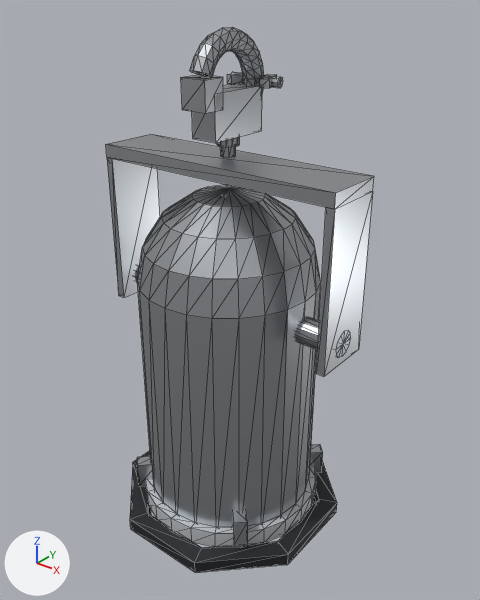
Before and after pictures for a commit that changed the glTF model assets/models/lamps/par-64-long-nose-silver.glb.
Rendered twice from a 50 mm camera at (0.439, -0.529, 0.13) aimed at (0.01, 0.007, -0.203). Arrows for +X, +Y and +Z are at lower left; the lights stay in place. The older version comes first. Mesh edges are drawn as thin lines. Where no turn or scale is listed for an object, it has been applied to the vertices. Vertices at exactly the same position are counted once.

Before the edit, the objects in view are built like this:
```python
me_hanging_frame = bpy.data.meshes.new('hanging-frame')
me_hanging_frame.from_pydata(...)  # 72 vertices, 132 faces; spans x -0.151..0.151, y -0.035..0.035, z -0.229..-0.04
me_hanging_frame.materials.append(mat_metal_b8bcc0)  # light grey #b8bcc0
me_lens_ring = bpy.data.meshes.new('lens-ring')
me_lens_ring.from_pydata(...)  # 96 vertices, 192 faces; spans x -0.112..0.112, y -0.112..0.112, z -0.471..-0.449
me_lens_ring.materials.append(mat_paint_d6dade)  # light grey #d6dade
me_par_can = bpy.data.meshes.new('par-can')
me_par_can.from_pydata(...)  # 290 vertices, 576 faces; spans x -0.102..0.102, y -0.102..0.102, z -0.471..-0.071
me_par_can.materials.append(mat_metal_b8bcc0)  # light grey #b8bcc0
ob_hanging_frame = bpy.data.objects.new('hanging-frame', me_hanging_frame)
ob_hanging_frame.location = (0.0, 0.0, 0.0)
ob_lens_ring = bpy.data.objects.new('lens-ring', me_lens_ring)
ob_lens_ring.location = (0.0, 0.0, 0.0)
ob_par_can = bpy.data.objects.new('par-can', me_par_can)
ob_par_can.location = (0.0, 0.0, 0.0)
# also in view: 'spring-clips' at (0.0, 0.0, -0.441); 'colour-frame-runner' at (0.0, 0.0, -0.48); 'truss-coupler' at (0.0, 0.001, 0.025)
```
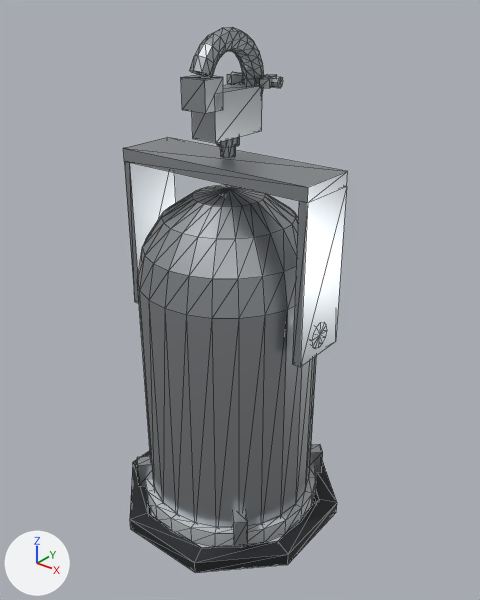
Patch to the scene script:
```diff
--- a/assets/models/lamps/par-64-long-nose-silver.glb.py
+++ b/assets/models/lamps/par-64-long-nose-silver.glb.py
@@ me_hanging_frame @@
 # used by ob_hanging_frame; location = (0.0, 0.0, 0.0)
-me_hanging_frame.from_pydata(...)  # 72 vertices, 132 faces; spans x -0.151..0.151, y -0.035..0.035, z -0.229..-0.04
+me_hanging_frame.from_pydata(...)  # 72 vertices, 132 faces; spans x -0.122..0.122, y -0.035..0.035, z -0.229..-0.04
+# me_hanging_frame part 1: the loose piece of 20 vertices spanning x -0.151..0.151, y -0.035..0.035, z -0.229..-0.04 is scaled about its middle by (0.805, 1, 1)
+# me_hanging_frame part 2: the loose piece of 26 vertices spanning x -0.151..-0.057, y -0.015..0.015, z -0.222..-0.192 is scaled about its middle by (0.207, 1, 1), then moved by (-0.009, 0.0, 0.0)
+# me_hanging_frame part 3: the loose piece of 26 vertices spanning x 0.057..0.151, y -0.015..0.015, z -0.222..-0.192 is scaled about its middle by (0.207, 1, 1), then moved by (0.009, 0.0, 0.0)
 me_hanging_frame.materials.append(mat_metal_b8bcc0)
```

Where the change shows, as pixel boxes [x1, y1, x2, y2] in the pictures (480 x 600 px; the box of a moved part takes in the faces that stretch with it):
'hanging-frame', reshaped (16% narrower)
    before: [106, 134, 374, 377]
    after: [123, 137, 348, 367]
part 1 of me_hanging_frame, moved or reshaped
    before: [106, 134, 374, 377]
    after: [123, 137, 348, 367]
part 2 of me_hanging_frame, moved or reshaped (not visible afterwards)
    before: [135, 264, 140, 281]
part 3 of me_hanging_frame, moved or reshaped
    before: [295, 317, 351, 357]
    after: [312, 322, 327, 349]
